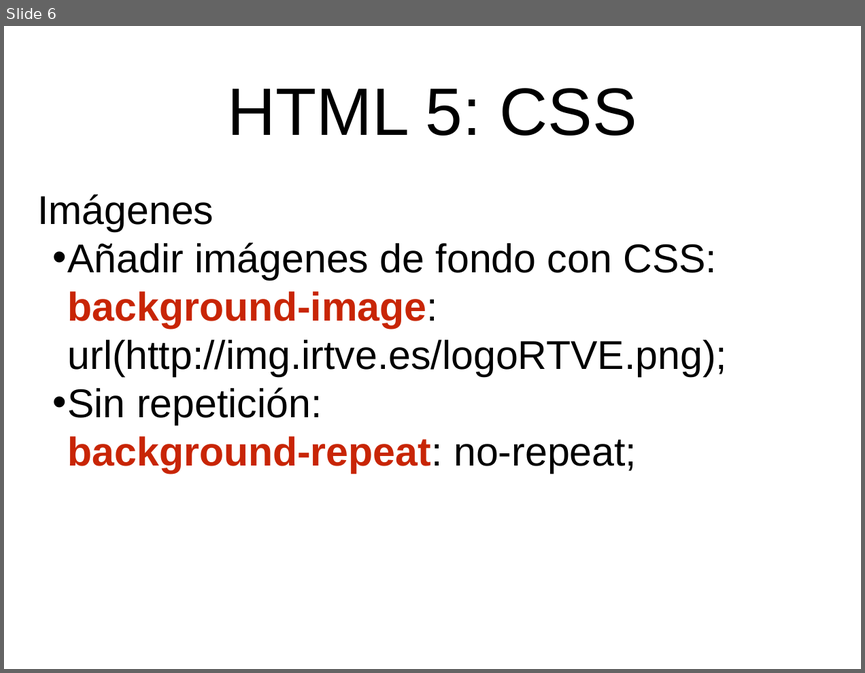
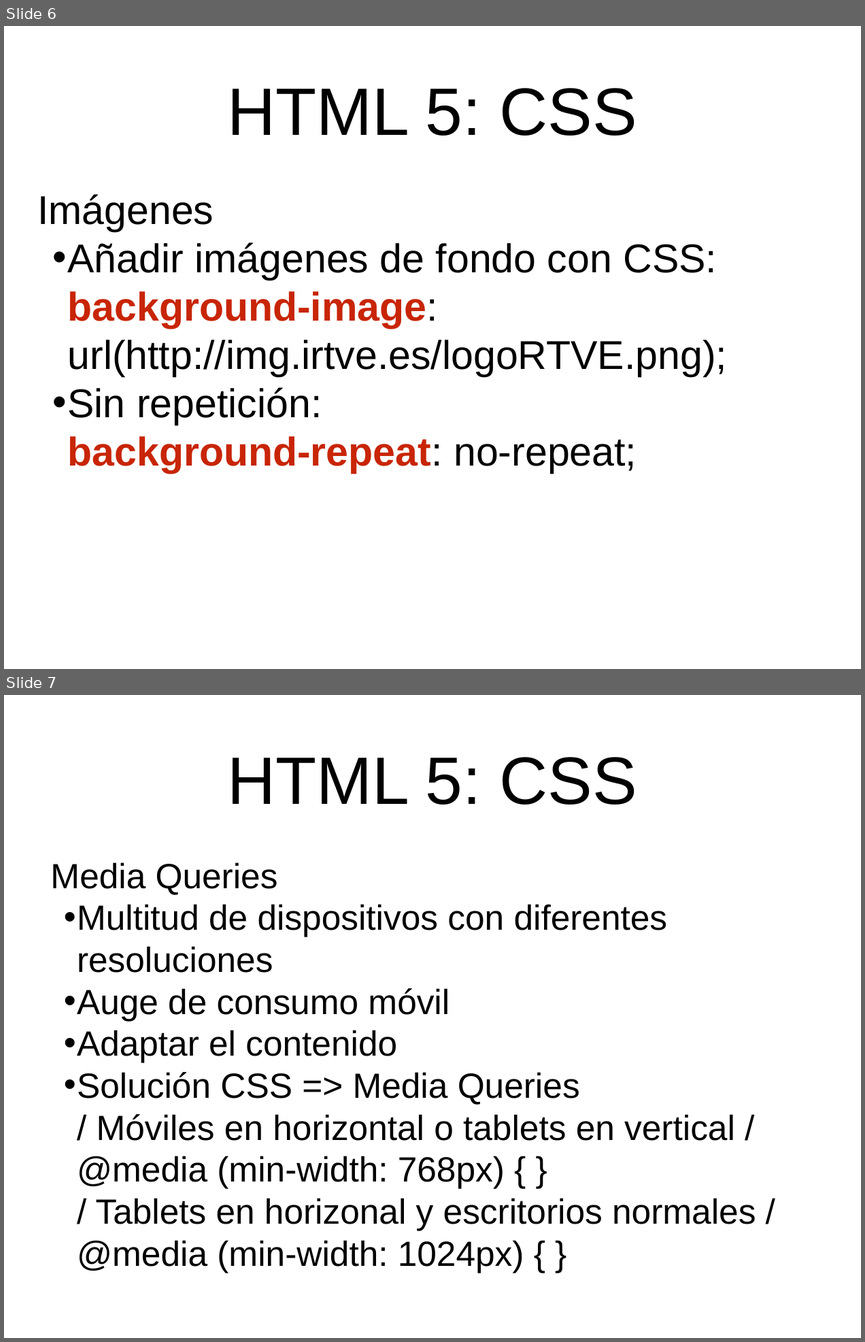
Before and after one commit to fitamix/HTML5, a slide deck: Tema3/Tema3-Presentacion.pptx. Shown one above the other, each under a label of ours: slide 6 before the commit, slides 6 and 7 after it. The pictures are 865x673 and 865x1342 pixels, drawn with LibreOffice and Linux fonts; fonts in the diff are those of the drawing. Boxes give left, top, right and bottom in pixels: in the first picture for what was removed or moved away, otherwise in the second. Text is boxed around its words. In the diff, an @@ line names an element or a change of style, - is before the commit and + after.

```diff
--- a/Tema3/Tema3-Presentacion.pptx
+++ b/Tema3/Tema3-Presentacion.pptx
@@ slide 7 added at <box>4,695,861,1338</box>, background #FFFFFF @@
@@ title added at <box>227,757,637,804</box>, 80 pt, text #000000 @@
+HTML 5: CSS
@@ subtitle added at <box>50,862,755,1272</box>, 41.8 pt, text #000000 @@
+Media Queries
+• Multitud de dispositivos con diferentes resoluciones
+• Auge de consumo móvil
+• Adaptar el contenido
+• Solución CSS => Media Queries
+      / Móviles en horizontal o tablets en vertical /
+      @media (min-width: 768px) { }
+      / Tablets en horizonal y escritorios normales /
+      @media (min-width: 1024px) { }
```
Also in this commit, not shown: 1 slide changed, 11 other files.
